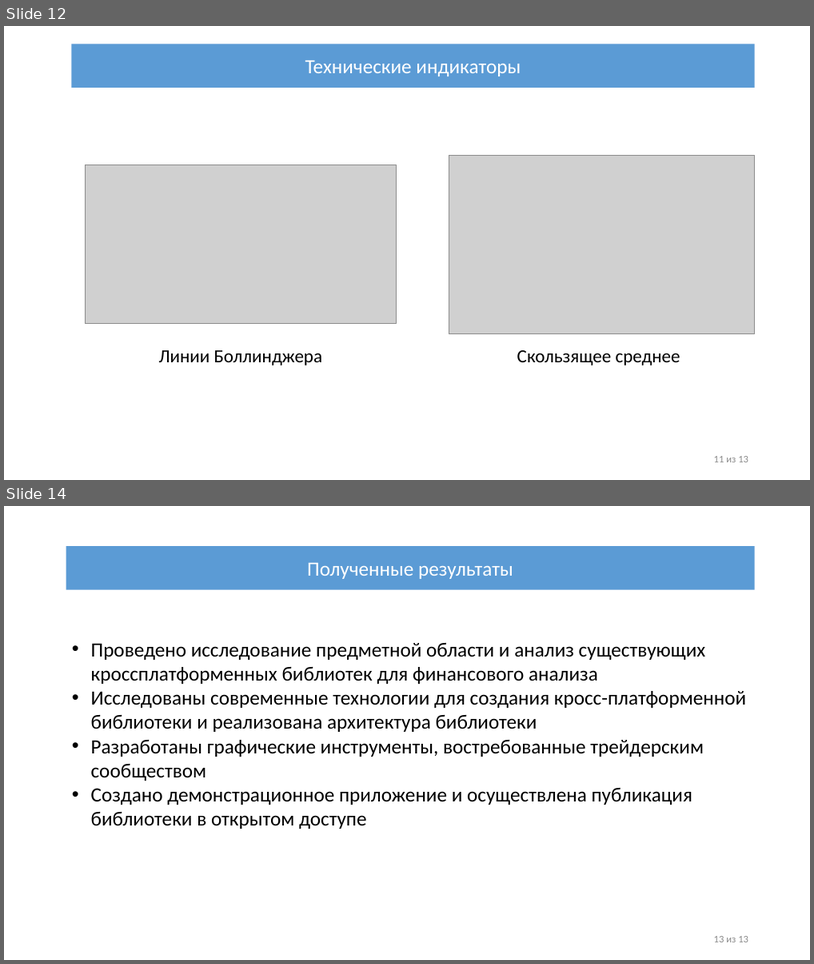
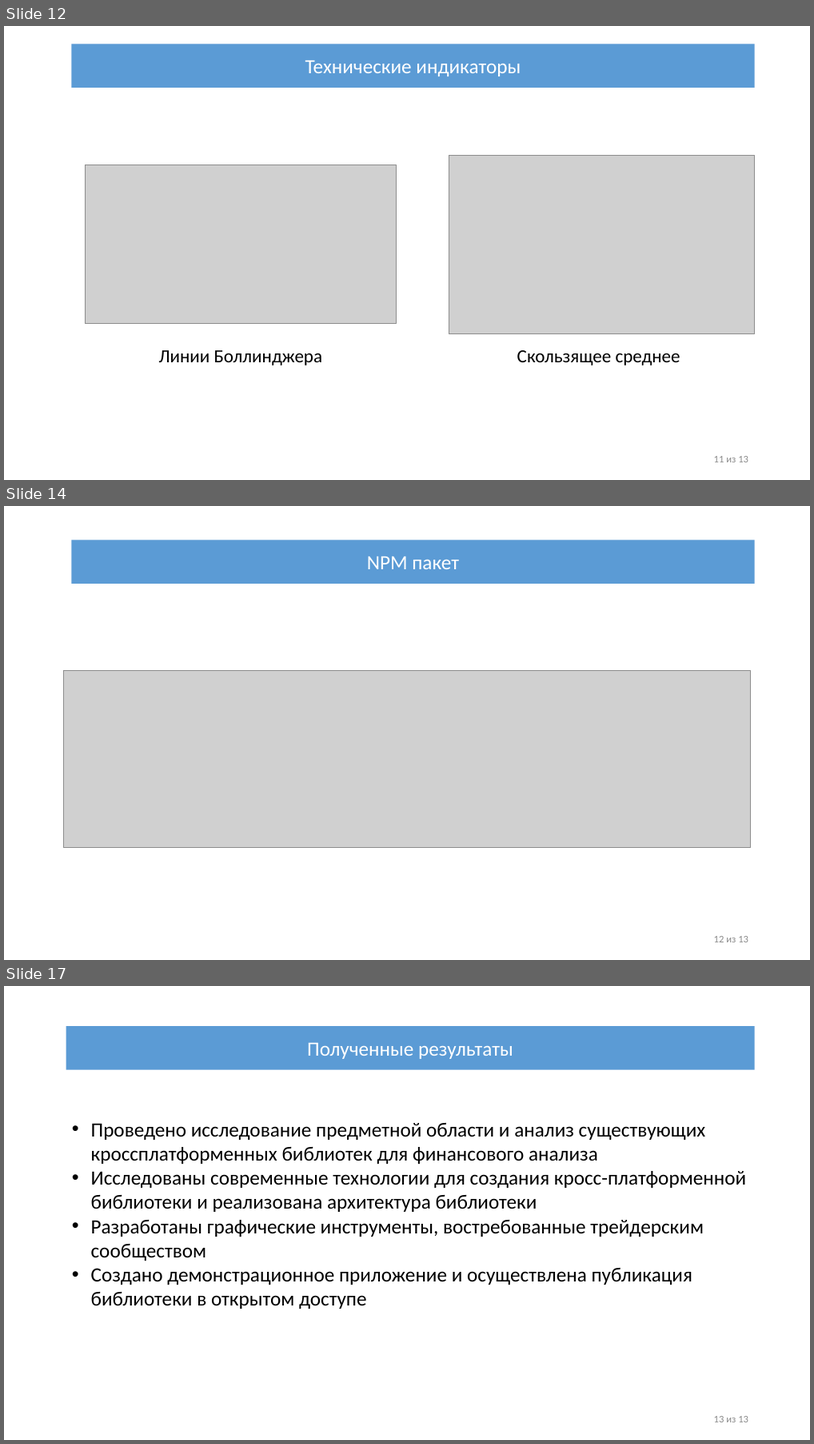
Before and after one commit to IliiaDenisov/masters-thesis, a slide deck: src/Презентация диплома.pptx. Shown one above the other, each under a label of ours: slides 12 and 14 before the commit, slides 12, 14 and 17 after it; the slides between them are not shown. The pictures are 814x964 and 814x1444 pixels, drawn with LibreOffice and Linux fonts; fonts in the diff are those of the drawing; grey boxes stand for pictures. Boxes give left, top, right and bottom in pixels: in the first picture for what was removed or moved away, otherwise in the second. Text is boxed around its words. In the diff, an @@ line names an element or a change of style, - is before the commit and + after.

```diff
--- a/src/Презентация диплома.pptx
+++ b/src/Презентация диплома.pptx
@@ slide 14 added at <box>4,506,810,960</box>, background #FFFFFF @@
@@ rectangle added at <box>72,540,755,584</box>, fill #5B9BD5, 24 pt, text #FFFFFF @@
+NPM пакет
@@ picture added at <box>63,671,751,847</box> @@
@@ text added at <box>714,936,749,942</box>, 12 pt, text #8C8C8C @@
+12 из 13
@@ what was slide 14 is now slide 17 @@
```
Also in this commit, not shown: 5 slides changed, 2 other slides added.
